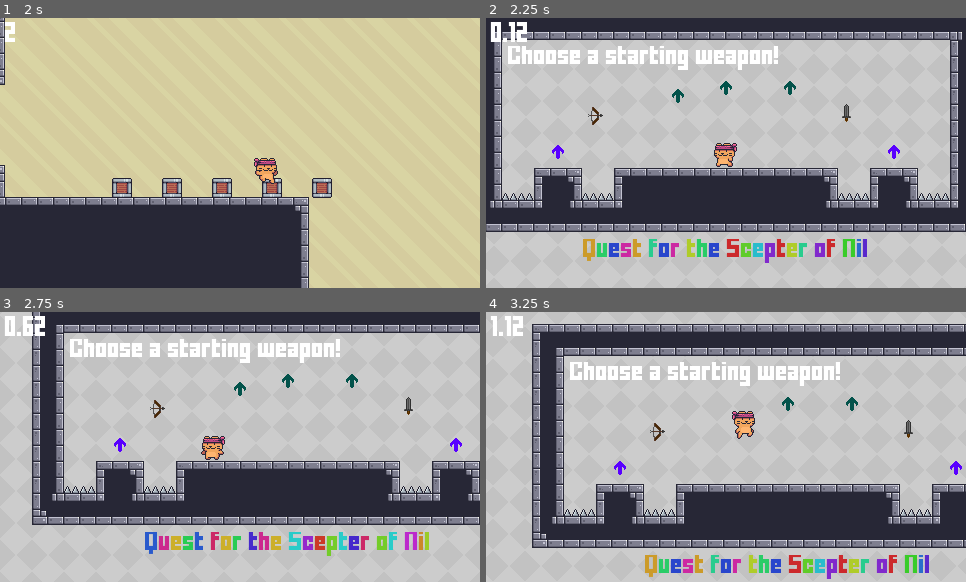
Above: before the commit, frames 1-4 (two rows, left to right).
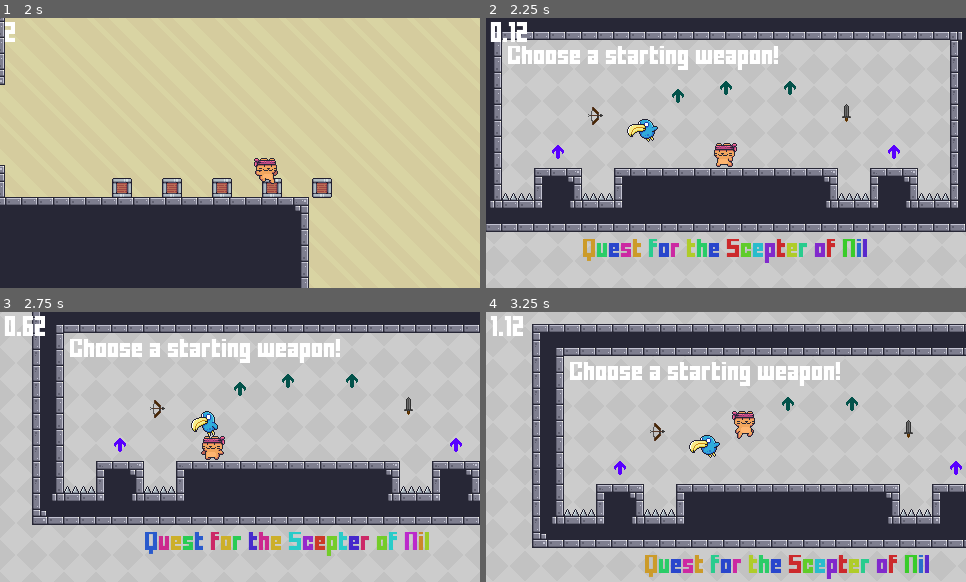
Above: after the commit, the same moments.

Repository: SnowyPeax/Community_Project_1_Johan
Game: Godot game, scene res://core/scenes/lobby.tscn
Two runs of this game, one before a commit and one after it. Both use one fixed random seed, a clock stepped at 60 frames per second and the inputs below.
Inputs (mouse positions are in pixels of both pictures, inside the frame that each line leads up to):
- Up to frame 1 (2 s): tap Enter (interact) at 0.5, 0.6 s; move the mouse to (345, 139) at 0.52 s; hold D (right) from 0.53 s (still down); tap Space (jump) at 0.77, 1.52 s; move the mouse to (144, 166) at 1.27 s; click (144, 166) at 1.35 s
- Up to frame 2 (2.25 s): move the mouse to (774, 93) at 2.02 s; release D (right) at 2.03 s; hold A (left) from 2.03 s (still down); tap Enter (interact) at 2.1 s
- Up to frame 3 (2.75 s): keep holding A (left)
- Up to frame 4 (3.25 s): move the mouse to (702, 501) at 2.77 s; release A (left) at 2.78 s; hold D (right) from 2.78 s (still down); click (702, 501) at 2.85 s; tap Space (jump) at 3.02 s

Frame 1 is identical in both runs. In frame 2, 0.3% of the frame differs, in the area x 29-36%, y 37-46%; in frame 3, 0.3%; in frame 4, 0.3%.

Commit message:
add static enemy proto sniffer bird

Diff:
--- a/user/SnowyPeax/QuestForTheScepterOfNil.tscn
+++ b/user/SnowyPeax/QuestForTheScepterOfNil.tscn
@@ -9,6 +9,7 @@
 [ext_resource type="PackedScene" uid="uid://bv06kiud6rppn" path="res://user/SnowyPeax/questForTheScepterOfNil/items/weapon_pickup.tscn" id="5_e66hg"]
 [ext_resource type="Texture2D" uid="uid://beb5osk4h50lm" path="res://user/SnowyPeax/questForTheScepterOfNil/assets/weapons/bow.png" id="7_tloal"]
 [ext_resource type="Texture2D" uid="uid://bnf82vnxggeql" path="res://user/SnowyPeax/questForTheScepterOfNil/assets/weapons/sword.png" id="9_sftfq"]
+[ext_resource type="PackedScene" uid="uid://c4asio4hyfp13" path="res://user/SnowyPeax/questForTheScepterOfNil/enemies/sniffer_bird.tscn" id="10_o00bh"]
 
 [node name="QuestEntrance" instance=ExtResource("1_u6oy1")]
 
@@ -61,11 +62,14 @@
 weapon = ExtResource("3_xnk1p")
 sprite = ExtResource("9_sftfq")
 
+[node name="SnifferBird" parent="." index="11" instance=ExtResource("10_o00bh")]
+position = Vector2(-84, -22)
+
 [connection signal="body_entered" from="Autotiles/Spikes" to="Autotiles/Spikes" method="_on_body_entered" flags=18]
-[connection signal="body_entered" from="Autotiles/@Area2D@114588" to="Autotiles/@Area2D@114588" method="_on_body_entered" flags=18]
-[connection signal="body_entered" from="Autotiles/@Area2D@114589" to="Autotiles/@Area2D@114589" method="_on_body_entered" flags=18]
-[connection signal="body_entered" from="Autotiles/@Area2D@114590" to="Autotiles/@Area2D@114590" method="_on_body_entered" flags=18]
-[connection signal="body_entered" from="Autotiles/@Area2D@114591" to="Autotiles/@Area2D@114591" method="_on_body_entered" flags=18]
-[connection signal="body_entered" from="Autotiles/@Area2D@114592" to="Autotiles/@Area2D@114592" method="_on_body_entered" flags=18]
-[connection signal="body_entered" from="Autotiles/@Area2D@114593" to="Autotiles/@Area2D@114593" method="_on_body_entered" flags=18]
-[connection signal="body_entered" from="Autotiles/@Area2D@114594" to="Autotiles/@Area2D@114594" method="_on_body_entered" flags=18]
+[connection signal="body_entered" from="Autotiles/@Area2D@84214" to="Autotiles/@Area2D@84214" method="_on_body_entered" flags=18]
+[connection signal="body_entered" from="Autotiles/@Area2D@84215" to="Autotiles/@Area2D@84215" method="_on_body_entered" flags=18]
+[connection signal="body_entered" from="Autotiles/@Area2D@84216" to="Autotiles/@Area2D@84216" method="_on_body_entered" flags=18]
+[connection signal="body_entered" from="Autotiles/@Area2D@84217" to="Autotiles/@Area2D@84217" method="_on_body_entered" flags=18]
+[connection signal="body_entered" from="Autotiles/@Area2D@84218" to="Autotiles/@Area2D@84218" method="_on_body_entered" flags=18]
+[connection signal="body_entered" from="Autotiles/@Area2D@84219" to="Autotiles/@Area2D@84219" method="_on_body_entered" flags=18]
+[connection signal="body_entered" from="Autotiles/@Area2D@84220" to="Autotiles/@Area2D@84220" method="_on_body_entered" flags=18]
--- /dev/null
+++ b/user/SnowyPeax/questForTheScepterOfNil/enemies/sniffer_bird.gd
@@ -0,0 +1,23 @@
+extends CharacterBody2D
+
+@export var health = 10
+
+var player
+
+func _ready():
+	player = Levelmanager.get_player()
+	$AnimationPlayer.play("fly")
+
+func _physics_process(delta):
+	pass
+
+func take_damage(damage):
+	health -= damage
+
+	if health <= 0:
+		queue_free()
+
+
+func _on_area_2d_body_entered(body):
+	if body == player:
+		player.die()
--- /dev/null
+++ b/user/SnowyPeax/questForTheScepterOfNil/enemies/sniffer_bird.tscn
@@ -0,0 +1,75 @@
+[gd_scene load_steps=8 format=3 uid="uid://c4asio4hyfp13"]
+
+[ext_resource type="Script" path="res://user/SnowyPeax/questForTheScepterOfNil/enemies/sniffer_bird.gd" id="1_1l6w1"]
+[ext_resource type="Texture2D" uid="uid://oo5gct40eh0" path="res://user/SnowyPeax/questForTheScepterOfNil/assets/enemies/SnifferBird (32x32).png" id="1_wu6ib"]
+
+[sub_resource type="CapsuleShape2D" id="CapsuleShape2D_q1v3i"]
+radius = 8.0
+height = 22.0
+
+[sub_resource type="CapsuleShape2D" id="CapsuleShape2D_t0fcp"]
+radius = 14.0
+height = 28.0
+
+[sub_resource type="Animation" id="Animation_0me3l"]
+resource_name = "fly"
+loop_mode = 1
+tracks/0/type = "value"
+tracks/0/imported = false
+tracks/0/enabled = true
+tracks/0/path = NodePath("Sprite2D:frame")
+tracks/0/interp = 1
+tracks/0/loop_wrap = true
+tracks/0/keys = {
+"times": PackedFloat32Array(0, 0.1, 0.2, 0.3, 0.4, 0.5, 0.6, 0.7, 0.8, 0.9),
+"transitions": PackedFloat32Array(1, 1, 1, 1, 1, 1, 1, 1, 1, 1),
+"update": 1,
+"values": [0, 1, 2, 3, 4, 5, 6, 7, 8, 0]
+}
+
+[sub_resource type="Animation" id="Animation_twtb4"]
+length = 0.001
+tracks/0/type = "value"
+tracks/0/imported = false
+tracks/0/enabled = true
+tracks/0/path = NodePath("Sprite2D:frame")
+tracks/0/interp = 1
+tracks/0/loop_wrap = true
+tracks/0/keys = {
+"times": PackedFloat32Array(0),
+"transitions": PackedFloat32Array(1),
+"update": 1,
+"values": [0]
+}
+
+[sub_resource type="AnimationLibrary" id="AnimationLibrary_fcyyp"]
+_data = {
+"RESET": SubResource("Animation_twtb4"),
+"fly": SubResource("Animation_0me3l")
+}
+
+[node name="SnifferBird" type="CharacterBody2D"]
+collision_layer = 2
+script = ExtResource("1_1l6w1")
+
+[node name="Area2D" type="Area2D" parent="."]
+
+[node name="CollisionShape2D" type="CollisionShape2D" parent="Area2D"]
+rotation = 1.5708
+shape = SubResource("CapsuleShape2D_q1v3i")
+
+[node name="Sprite2D" type="Sprite2D" parent="."]
+texture = ExtResource("1_wu6ib")
+hframes = 9
+
+[node name="CollisionShape2D" type="CollisionShape2D" parent="."]
+position = Vector2(0, 1)
+rotation = 1.5708
+shape = SubResource("CapsuleShape2D_t0fcp")
+
+[node name="AnimationPlayer" type="AnimationPlayer" parent="."]
+libraries = {
+"": SubResource("AnimationLibrary_fcyyp")
+}
+
+[connection signal="body_entered" from="Area2D" to="." method="_on_area_2d_body_entered"]
--- a/user/SnowyPeax/questForTheScepterOfNil/weapons/arrow.gd
+++ b/user/SnowyPeax/questForTheScepterOfNil/weapons/arrow.gd
@@ -1,4 +1,6 @@
 extends Area2D
+
+@export var base_damage = 1
 
 var velocity = Vector2.ZERO
 
@@ -11,6 +13,13 @@
 	position += velocity * delta
 	look_at(position + velocity)
 
+func calculate_damage():
+	return base_damage * (velocity.length() / 100) # damage depends on velocity
+
 func _on_body_entered(body):
+	if body.has_method("take_damage"):
+		print(calculate_damage())
+		body.take_damage(calculate_damage())
+
 	if body != Levelmanager.get_player():
 		queue_free()
--- a/user/SnowyPeax/questForTheScepterOfNil/weapons/arrow.tscn
+++ b/user/SnowyPeax/questForTheScepterOfNil/weapons/arrow.tscn
@@ -25,6 +25,7 @@
 color_ramp = SubResource("GradientTexture1D_riddj")
 
 [node name="Arrow" type="Area2D"]
+collision_mask = 3
 script = ExtResource("1_bllx7")
 
 [node name="CollisionShape2D" type="CollisionShape2D" parent="."]
--- a/user/SnowyPeax/questForTheScepterOfNil/weapons/sword.gd
+++ b/user/SnowyPeax/questForTheScepterOfNil/weapons/sword.gd
@@ -1,5 +1,6 @@
 extends Area2D
 
+@export var damage = 10
 
 # Called when the node enters the scene tree for the first time.
 func _ready():
@@ -12,7 +13,7 @@
 
 	var mouse_dir = global_position + mouse_pos - get_viewport_rect().size / 2
 
-	if mouse_dir.x < 0:
+	if mouse_dir.x < global_position.x:
 		scale.x = -1
 		position.x = -8
 	else:
@@ -21,3 +22,8 @@
 
 	if Input.is_action_just_pressed("left_mouse"):
 		$AnimationPlayer.play("swing")
+
+
+func _on_body_entered(body):
+	if body.has_method("take_damage"):
+		body.take_damage(damage)
--- a/user/SnowyPeax/questForTheScepterOfNil/weapons/sword.tscn
+++ b/user/SnowyPeax/questForTheScepterOfNil/weapons/sword.tscn
@@ -4,11 +4,12 @@
 [ext_resource type="Script" path="res://user/SnowyPeax/questForTheScepterOfNil/weapons/sword.gd" id="1_jcefo"]
 
 [sub_resource type="RectangleShape2D" id="RectangleShape2D_1a2ij"]
-size = Vector2(12.5, 16)
+size = Vector2(12.5, 12)
 
 [sub_resource type="Animation" id="Animation_x1x6e"]
 resource_name = "swing"
-length = 0.4
+length = 0.35
+step = 0.05
 tracks/0/type = "value"
 tracks/0/imported = false
 tracks/0/enabled = true
@@ -40,7 +41,7 @@
 tracks/2/interp = 1
 tracks/2/loop_wrap = true
 tracks/2/keys = {
-"times": PackedFloat32Array(0, 0.4),
+"times": PackedFloat32Array(0.05, 0.35),
 "transitions": PackedFloat32Array(1, 1),
 "update": 1,
 "values": [false, true]
@@ -53,10 +54,11 @@
 
 [node name="Sword" type="Area2D"]
 position = Vector2(-5, 0)
+collision_mask = 3
 script = ExtResource("1_jcefo")
 
 [node name="CollisionShape2D" type="CollisionShape2D" parent="."]
-position = Vector2(11.75, 0)
+position = Vector2(11.75, -1)
 shape = SubResource("RectangleShape2D_1a2ij")
 disabled = true
 
@@ -67,3 +69,5 @@
 libraries = {
 "": SubResource("AnimationLibrary_ig11p")
 }
+
+[connection signal="body_entered" from="." to="." method="_on_body_entered"]
Not shown: 1 places in user/SnowyPeax/QuestForTheScepterOfNil.tscn that only renumber resources
Binary file added: user/SnowyPeax/questForTheScepterOfNil/assets/enemies/SnifferBird (32x32).png
Not shown, added: user/SnowyPeax/questForTheScepterOfNil/assets/enemies/SnifferBird (32x32).png.import
Binary file added: user/SnowyPeax/questForTheScepterOfNil/assets/enemies/SnifferBirdDeath(32x32).png
Not shown, added: user/SnowyPeax/questForTheScepterOfNil/assets/enemies/SnifferBirdDeath(32x32).png.import
